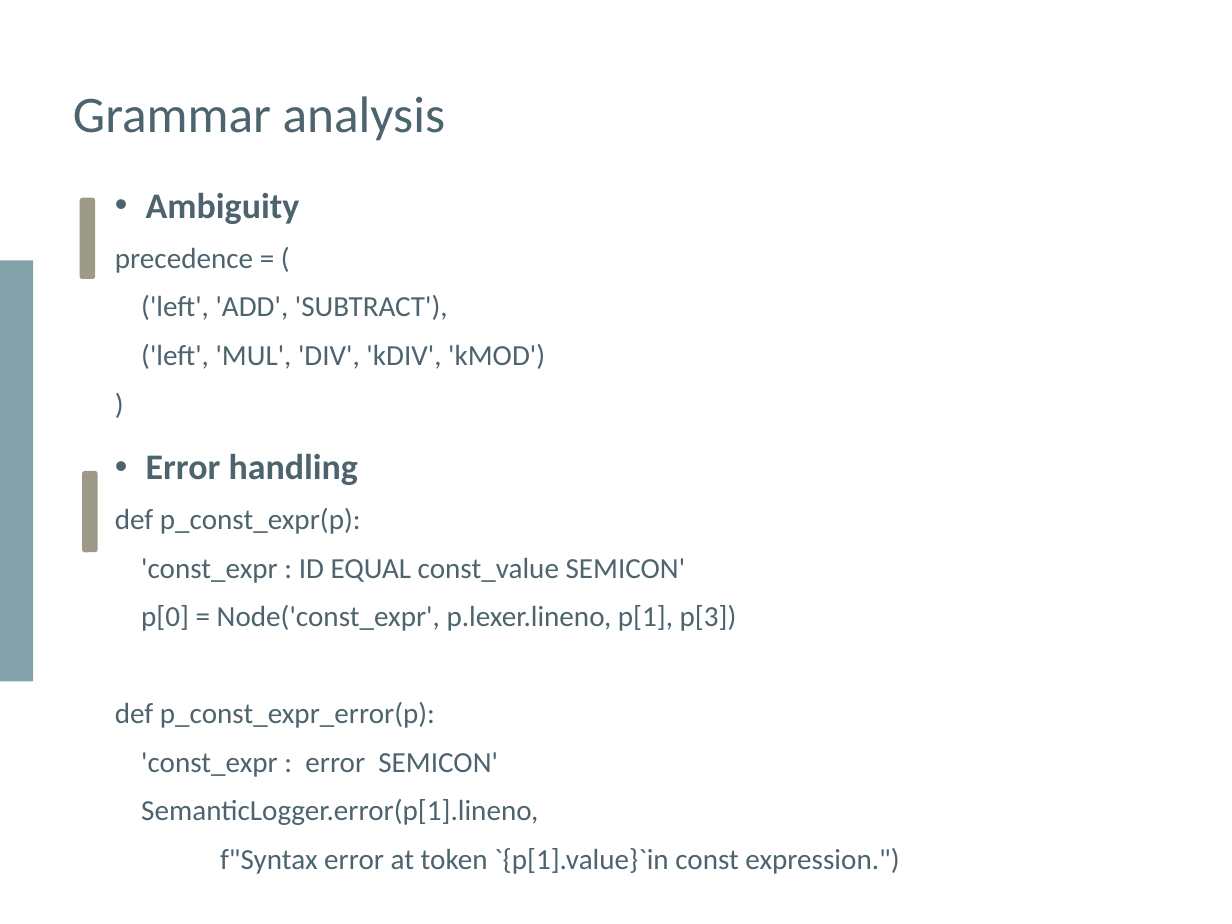
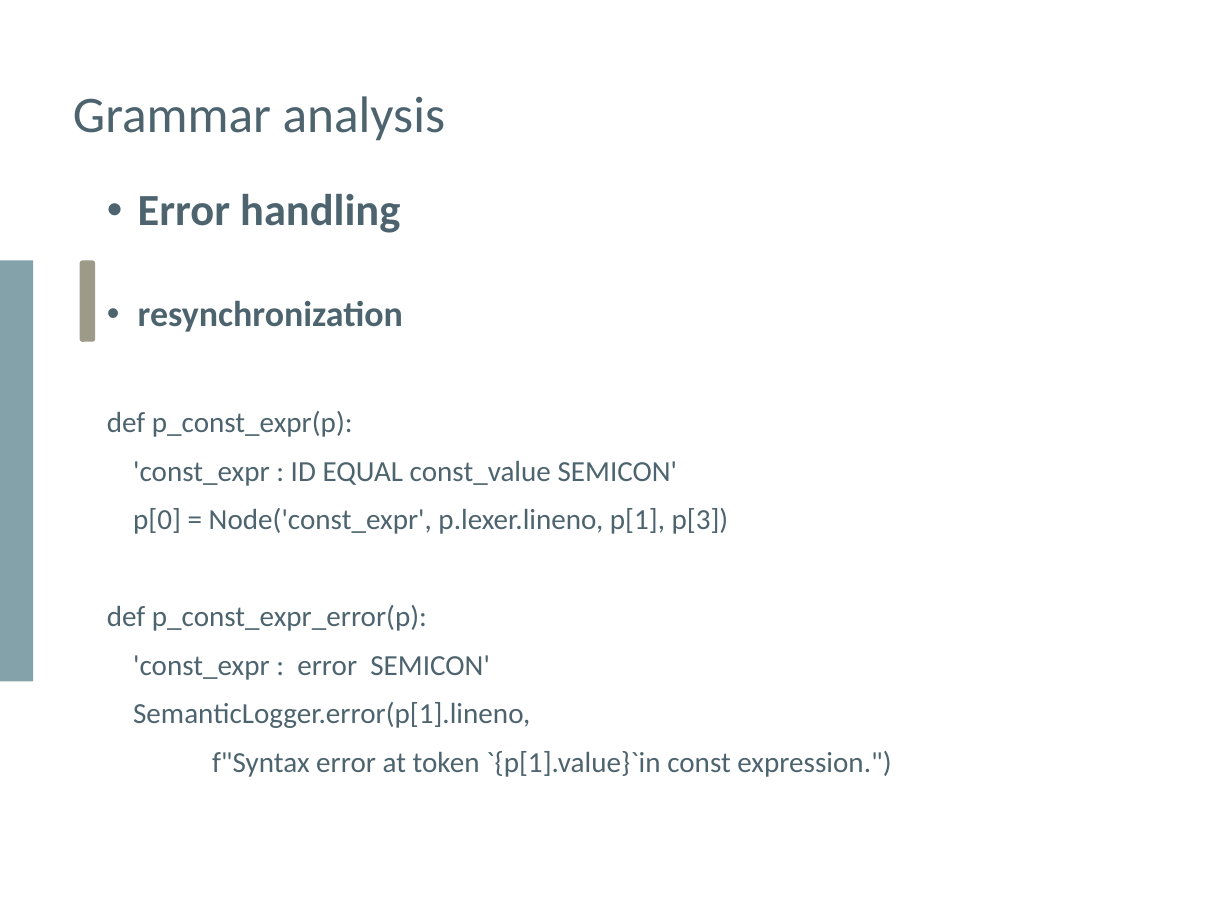
Before and after one commit to Yeeef/SOUP, a slide deck: slide 9 of report/Presentation.pptx (slide 8 before the commit). Drawn at 1232x924 pixels with LibreOffice and Linux fonts; fonts in the diff are those of the drawing. Boxes give left, top, right and bottom in pixels: in the first picture for what was removed or moved away, otherwise in the second. Text is boxed around its words. In the diff, an @@ line names an element or a change of style, - is before the commit and + after.

Commit message:
add more in ppt

```diff
--- a/report/Presentation.pptx
+++ b/report/Presentation.pptx
@@ text "Error handling": place and size @@
-text "Error handling" at (115,454,899,874)
+text "Error handling" at (107,194,891,777)
@@ text removed at (115,193,545,369) @@
-• Ambiguity
-precedence = (
-('left', 'ADD', 'SUBTRACT'),
-('left', 'MUL', 'DIV', 'kDIV', 'kMOD')
-)
@@ text at (138,194,400,233): size 21 to 26 pt in "Error handling" @@
@@ rounded rectangle: place and size @@
-rounded rectangle at (80,198,96,280)
+rounded rectangle at (80,260,96,341)
@@ text at (138,301,403,332): paragraph added @@
+• resynchronization
@@ rounded rectangle removed at (83,471,99,552) @@
```
Also in this commit, not shown: 1 other slide changed, 3 slides added.
